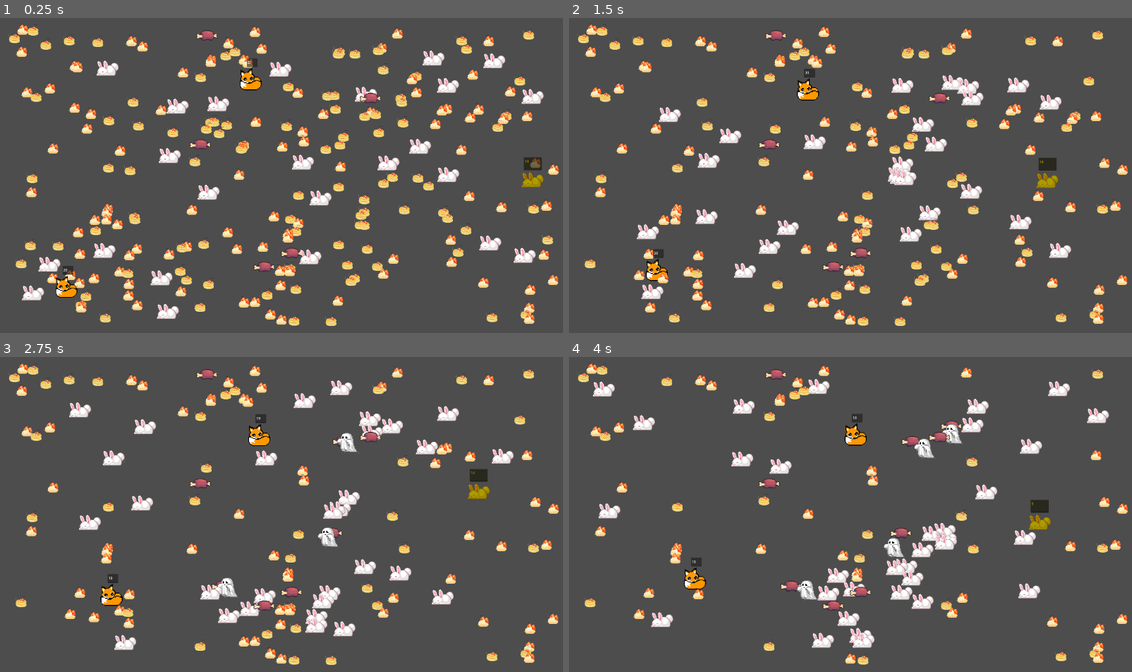
Above: before the commit, frames 1-4 (two rows, left to right).
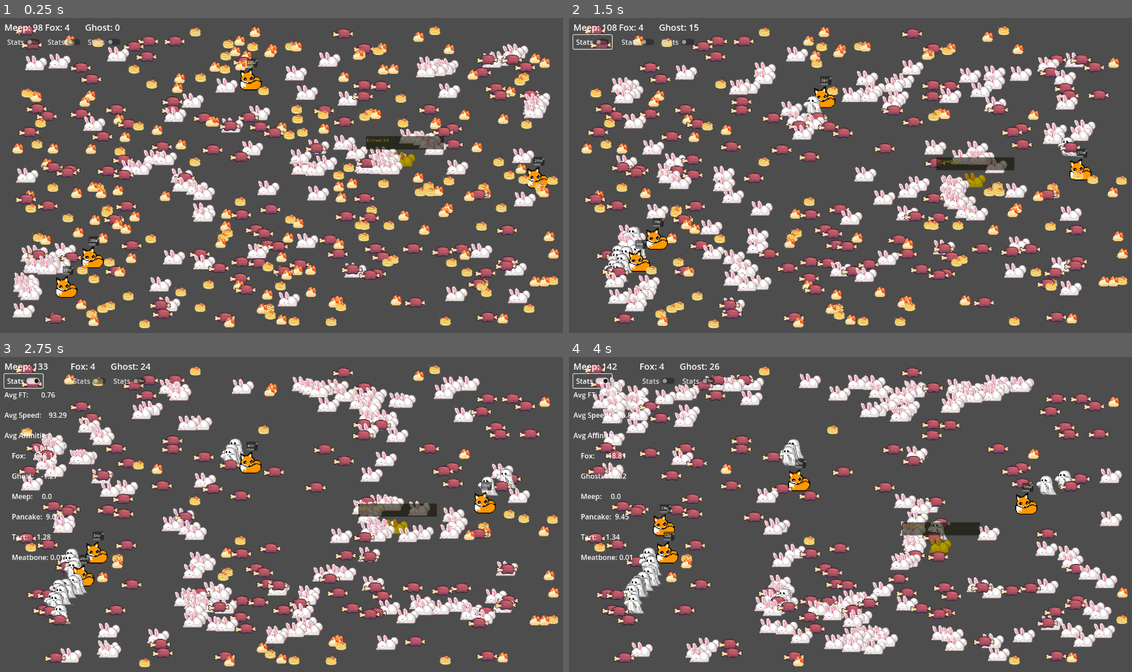
Above: after the commit, the same moments.

Repository: WeepingOphelia/biotest
Game: Godot game, scene res://main.tscn
Two runs of this game, one before a commit and one after it. Both use one fixed random seed, a clock stepped at 60 frames per second and the inputs below. The project has no main scene, so this scene is started directly.
Inputs (mouse positions are in pixels of both pictures, inside the frame that each line leads up to):
- Up to frame 1 (0.25 s): no input
- Up to frame 2 (1.5 s): click (591, 43) at 0.5 s, where only the run after the commit has a clickable "Stats"; click (591, 43) at 1.25 s, where only the run after the commit has a clickable "Stats"
- Up to frame 3 (2.75 s): click (22, 382) at 2 s, where only the run after the commit has a clickable "Stats"
- Up to frame 4 (4 s): no input

The runs differ from the first frame. In frame 1, 30% of the frame differs, in the area x 0-100%, y 1-99%; in frame 2, 31%; in frame 3, 31%; in frame 4, 30%.

Commit message:
it go brrr.  added ui to show stats

Diff:
--- a/fauna/fox.gd
+++ b/fauna/fox.gd
@@ -6,9 +6,9 @@
 
 func _process(delta):
 	super._process(delta)
-	$stat.text = str(hunger)
+	$stat.text = str(hunger) + str(fecund)
 	for obj in get_overlapping_areas():
 		if obj.is_in_group("mob"):
 			if obj.mob_type == "meep":
 				obj.take_damage(2)
-				obj.position += position.direction_to(obj.position) * 50
+				obj.position += position.direction_to(obj.position) * 10
--- a/fauna/meep.gd
+++ b/fauna/meep.gd
@@ -7,8 +7,7 @@
 func _process(delta):
 	super._process(delta)
 	if $stat.visible:
-		$stat.text = str(hunger)
-
+		$stat.text = str(hunger) + "||" + str(hunger >= initial_hunger * fertility_threshold) + "||" + str(fertility_threshold)
 
 func set_stat(status):
 	$stat.visible = status
--- a/fauna/meep.tscn
+++ b/fauna/meep.tscn
@@ -27,8 +27,8 @@
 
 [node name="stat" type="TextEdit" parent="."]
 visible = false
-offset_left = -41.0
-offset_top = -87.0
-offset_right = 41.0
+offset_left = -175.0
+offset_top = -88.0
+offset_right = 180.0
 offset_bottom = -29.0
 placeholder_text = "TEST"
--- a/fauna/mob.gd
+++ b/fauna/mob.gd
@@ -4,12 +4,14 @@
 var hunger: int
 var health: int
 var speed: float
+var fertility_threshold: float
+var spawn_cost: float
 var affin: Dictionary
 var mob_type: String
 var diet: Array
 var fecund: bool
-var refractory_period = 10
-var refract = 10
+var refractory_period: int
+var refract: float
 
 var velocity: Vector2
 var moment: Vector2 = Vector2.ZERO
@@ -26,6 +28,7 @@
 
 func _process(delta):
 	starve(delta)
+	check_fecundity(delta)
 	forage()
 	if fecund:
 		for obj in get_overlapping_areas():
@@ -42,6 +45,13 @@
 	if velocity == Vector2.ZERO:
 		velocity = wander().normalized()
 	position += velocity * speed * delta
+
+func check_fecundity(delta):
+	refract += delta
+	if hunger >= initial_hunger * fertility_threshold && refract >= refractory_period && mob_type != "ghost":
+		fecund = true
+	else:
+		fecund = false
 
 func detect():
 	var nearby_objects = $vision.get_overlapping_areas()
@@ -72,7 +82,7 @@
 func forage():
 	for obj in get_overlapping_areas():
 		if obj.is_in_group("food"):
-			if obj.food_type in diet:
+			if obj.food_type in diet && hunger < initial_hunger * 2:
 				eat(obj)
 
 func get_closest(list):
@@ -107,12 +117,18 @@
 func recombine(f1, f2):
 	var new_gene = f1 + f2 / 2
 	var n = God.MUTX * new_gene
+	if n == 0:
+		n = God.MUTX
 	new_gene += randf_range(-n, n)
 	return new_gene
 
 func reproduce(mate):
-	hunger -= initial_hunger * .75
-	mate.hunger -= mate.initial_hunger * .75
+
+	# Costs hunger
+	hunger -= initial_hunger * spawn_cost
+	mate.hunger -= mate.initial_hunger * spawn_cost
+
+	# Recombine Affinities
 	var new_affin = {}
 	for key in affin.keys():
 		# Average parents' affinities and apply mutation
@@ -122,7 +138,10 @@
 	# Create new meep with inherited traits
 	var new_stats = {
 		"hunger" = initial_hunger,
-		"speed" = recombine(speed, mate.speed),
+		"speed" = min(recombine(speed, mate.speed), God.MAX_SPEED),
+		"ft" = min(recombine(fertility_threshold, mate.fertility_threshold), 2),
+		"sc" = spawn_cost,
+		"rp" = refractory_period,
 		"affin" = new_affin
 	}
 	var new_pos = position + Vector2(randi_range(-10, 10), randi_range(-10, 10))
@@ -135,6 +154,10 @@
 	hunger = stats["hunger"]
 	speed = stats["speed"]
 	affin = stats["affin"]
+	fertility_threshold = stats["ft"]
+	spawn_cost = stats["sc"]
+	refractory_period = stats["rp"]
+	refract = refractory_period
 
 func set_type(type):
 	mob_type = type
@@ -144,11 +167,6 @@
 	if hunger_check <= 0:
 		hungry()
 		hunger_check = 1
-	refract += delta
-	if hunger > initial_hunger * .5 && refract > refractory_period && mob_type != "ghost":
-		fecund = true
-	else:
-		fecund = false
 
 func stay_in_bounds():
 	var bounds_margin = 50
@@ -165,7 +183,7 @@
 		force.y += 5
 
 	velocity += force
-	velocity = velocity.normalized()  # Prevent runaway speeds
+	velocity = velocity.normalized()
 
 func take_damage(val):
 	for i in range(val):
--- a/god.gd
+++ b/god.gd
@@ -5,16 +5,17 @@
 const SCALE = Vector2(.5, .5)
 
 const N_GHOSTS = 0
-const N_MEEPS = 25
-const N_FOX = 2
+const N_MEEPS = 60
+const N_FOX = 4
 const N_TREES = 0
-const N_PASTRY = 250
-const N_MEAT = 5
+const N_PASTRY = 300
+const N_MEAT = 100
 
 const MUTX = .2
+const MAX_SPEED = 500
 
 const nutrition = {
-	"meatbone": 2,
+	"meatbone": 3,
 	"pancake": 1,
 	"tart": 1
 }
@@ -22,12 +23,15 @@
 const fox_stats = {
 	"hunger": 20,
 	"speed": 50,
+	"ft": 1.2,
+	"sc": .5,
+	"rp": 4,
 	"affin": {
 		"tree": 5,
 		"ghost": 6,
-		"meep": 12,
+		"meep": 25,
 		"fox": 0,
-		"meatbone": 30,
+		"meatbone": 50,
 		"pancake": 0,
 		"tart": 6
 	}
@@ -35,11 +39,14 @@
 
 const meep_stats = {
 	"hunger": 10,
-	"speed": 100,
+	"speed": 60,
+	"ft": .5,
+	"sc": .25,
+	"rp": 2,
 	"affin": {
 		"tree": 0,
 		"ghost": -1,
-		"meep": -1,
+		"meep": 0,
 		"fox": -12,
 		"meatbone": 0,
 		"pancake": 6,
@@ -50,6 +57,9 @@
 const ghost_stats = {
 	"hunger": 5,
 	"speed": 10,
+	"ft": 0,
+	"sc": 0,
+	"rp": 0,
 	"affin": {
 		"tree": 5,
 		"ghost": 6,
--- a/main.tscn
+++ b/main.tscn
@@ -1,13 +1,140 @@
-[gd_scene load_steps=2 format=3 uid="uid://c7ohpcmmwb3ml"]
+[gd_scene load_steps=3 format=3 uid="uid://c7ohpcmmwb3ml"]
 
 [ext_resource type="Script" uid="uid://d02tplgj3oopp" path="res://main.gd" id="1_ig7tw"]
+[ext_resource type="Script" uid="uid://rkjc4vjknmfe" path="res://ui.gd" id="2_0xm2m"]
 
 [node name="main" type="Node2D"]
 y_sort_enabled = true
 script = ExtResource("1_ig7tw")
 
+[node name="ui" type="MarginContainer" parent="."]
+z_index = 1
+offset_right = 1280.0
+offset_bottom = 720.0
+size_flags_horizontal = 3
+size_flags_vertical = 3
+theme_override_constants/margin_left = 10
+theme_override_constants/margin_top = 10
+theme_override_constants/margin_right = 10
+theme_override_constants/margin_bottom = 10
+script = ExtResource("2_0xm2m")
+
+[node name="statblocks" type="HBoxContainer" parent="ui"]
+layout_mode = 2
+
+[node name="meeps" type="VBoxContainer" parent="ui/statblocks"]
+layout_mode = 2
+size_flags_horizontal = 0
+size_flags_vertical = 0
+
+[node name="count" type="RichTextLabel" parent="ui/statblocks/meeps"]
+layout_mode = 2
+theme_override_font_sizes/normal_font_size = 20
+text = "Meep: "
+fit_content = true
+scroll_active = false
+autowrap_mode = 0
+
+[node name="statswitch" type="CheckButton" parent="ui/statblocks/meeps"]
+layout_mode = 2
+size_flags_horizontal = 0
+size_flags_vertical = 4
+text = "Stats"
+
+[node name="statblock" type="RichTextLabel" parent="ui/statblocks/meeps"]
+visible = false
+layout_mode = 2
+text = "Avg FT:
+Avg Speed:
+Avg Affinities:
+	Fox:
+	Ghost:
+	Meep:
+	Pancake:
+	Tart:
+	Meatbone:
+"
+fit_content = true
+scroll_active = false
+autowrap_mode = 0
+
+[node name="fox" type="VBoxContainer" parent="ui/statblocks"]
+layout_mode = 2
+size_flags_horizontal = 0
+size_flags_vertical = 0
+
+[node name="count" type="RichTextLabel" parent="ui/statblocks/fox"]
+layout_mode = 2
+theme_override_font_sizes/normal_font_size = 20
+text = "Fox: "
+fit_content = true
+scroll_active = false
+autowrap_mode = 0
+
+[node name="statswitch" type="CheckButton" parent="ui/statblocks/fox"]
+layout_mode = 2
+size_flags_horizontal = 0
+size_flags_vertical = 4
+text = "Stats"
+
+[node name="statblock" type="RichTextLabel" parent="ui/statblocks/fox"]
+visible = false
+layout_mode = 2
+text = "Avg FT:
+Avg Speed:
+Avg Affinities:
+	Fox:
+	Meep:
+	Ghost:
+	Pancake:
+	Tart:
+	Meatbone:
+"
+fit_content = true
+scroll_active = false
+autowrap_mode = 0
+
+[node name="ghost" type="VBoxContainer" parent="ui/statblocks"]
+layout_mode = 2
+size_flags_horizontal = 0
+size_flags_vertical = 0
+
+[node name="count" type="RichTextLabel" parent="ui/statblocks/ghost"]
+layout_mode = 2
+theme_override_font_sizes/normal_font_size = 20
+text = "Ghost: "
+fit_content = true
+scroll_active = false
+autowrap_mode = 0
+
+[node name="statswitch" type="CheckButton" parent="ui/statblocks/ghost"]
+layout_mode = 2
+size_flags_horizontal = 0
+size_flags_vertical = 4
+text = "Stats"
+
+[node name="statblock" type="RichTextLabel" parent="ui/statblocks/ghost"]
+visible = false
+layout_mode = 2
+text = "Avg FT:
+Avg Speed:
+Avg Affinities:
+	Fox:
+	Meep:
+	Ghost:
+	Pancake:
+	Tart:
+	Meatbone:
+"
+fit_content = true
+scroll_active = false
+autowrap_mode = 0
+
 [node name="gaia" type="Timer" parent="."]
-wait_time = 15.0
+wait_time = 10.0
 autostart = true
 
+[connection signal="toggled" from="ui/statblocks/meeps/statswitch" to="ui" method="showstats" binds= ["meep"]]
+[connection signal="toggled" from="ui/statblocks/fox/statswitch" to="ui" method="showstats" binds= ["fox"]]
+[connection signal="toggled" from="ui/statblocks/ghost/statswitch" to="ui" method="showstats" binds= ["ghost"]]
 [connection signal="timeout" from="gaia" to="." method="restore_pastries"]
--- /dev/null
+++ b/ui.gd
@@ -0,0 +1,83 @@
+extends MarginContainer
+
+@onready var meepstats = $statblocks/meeps/statblock
+@onready var foxstats = $statblocks/fox/statblock
+@onready var ghoststats = $statblocks/ghost/statblock
+
+const stat_template = "Avg FT:       {0} \n
+Avg Speed:    {1} \n
+Avg Affinities: \n
+	Fox:      {2} \n
+	Ghost:    {3} \n
+	Meep:     {4} \n
+	Pancake:  {5} \n
+	Tart:     {6} \n
+	Meatbone: {7}"
+
+func _ready():
+	pass
+
+func _process(delta):
+	set_mob_stats()
+
+func showstats(state, mob_type):
+	match mob_type:
+		"meep":
+			meepstats.visible = state
+		"fox":
+			foxstats.visible = state
+		"ghost":
+			ghoststats.visible = state
+
+func set_mob_stats():
+	var mobs = get_tree().get_nodes_in_group("mob")
+	var mob_dict = {"meep": [], "fox": [], "ghost": []}
+	var stat_dict = {}
+	for n in mobs:
+		mob_dict[n.mob_type].append(n)
+	for mob_type in mob_dict.keys():
+		stat_dict[mob_type] = get_stats(mob_dict[mob_type])
+
+	$statblocks/meeps/count.text = "Meep: " + str(mob_dict["meep"].size())
+	$statblocks/fox/count.text = "Fox: " + str(mob_dict["fox"].size())
+	$statblocks/ghost/count.text = "Ghost: " + str(mob_dict["ghost"].size())
+
+	meepstats.text = stat_dict["meep"]
+	foxstats.text = stat_dict["fox"]
+	ghoststats.text = stat_dict["ghost"]
+
+func get_stats(list):
+
+	if list.size() == 0:
+		return stat_template
+
+	var n = list.size()
+	var ft_avg = 0
+	var sp_avg = 0
+	var affin_avg = {}
+
+	for item in list:
+		ft_avg += item.fertility_threshold
+		sp_avg += item.speed
+		for key in item.affin.keys():
+			if key in affin_avg:
+				affin_avg[key] += item.affin[key]
+			else:
+				affin_avg[key] = item.affin[key]
+
+	var stat_val = [
+		ft_avg,
+		sp_avg,
+		affin_avg["fox"],
+		affin_avg["ghost"],
+		affin_avg["meep"],
+		affin_avg["pancake"],
+		affin_avg["tart"],
+		affin_avg["meatbone"]
+		]
+
+	stat_val = stat_val.map(func(x): return snapped((x / n), .01))
+
+	var stat_block = stat_template.format(stat_val)
+
+	return stat_block
Not shown, added: ui.gd.uid
